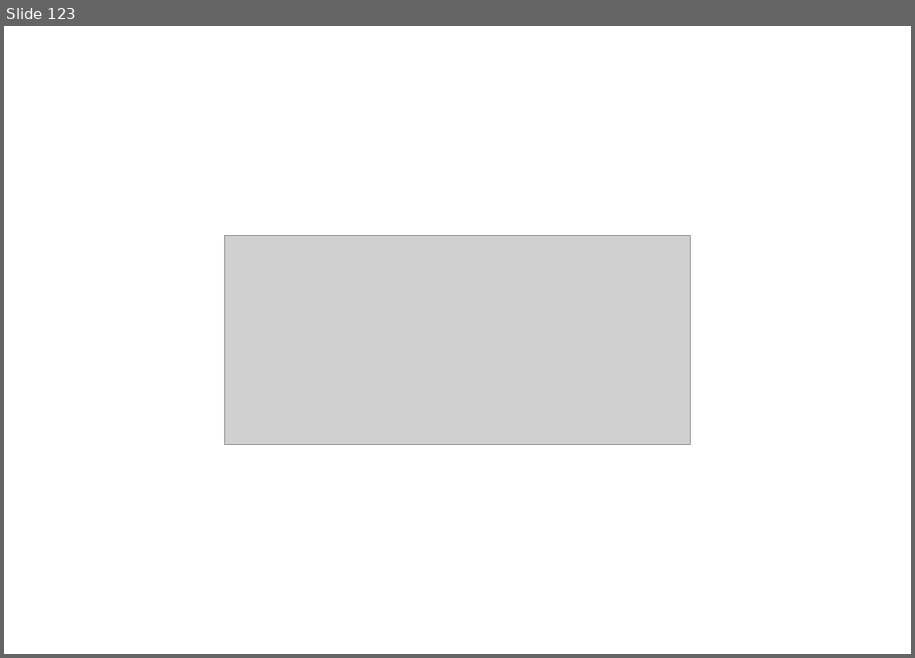
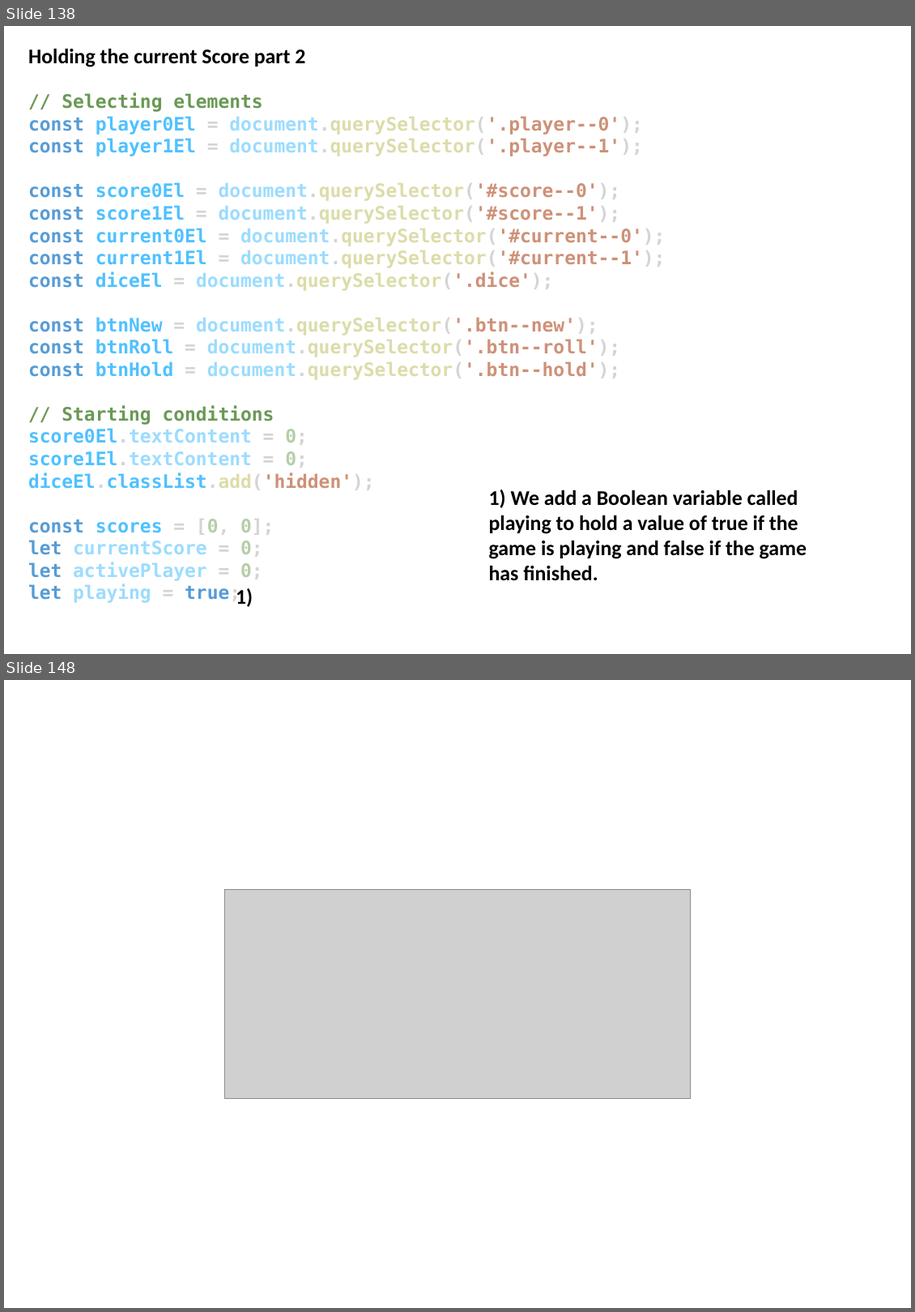
Before and after one commit to EL-EL-BCN/Complete-Javascript-Course, a slide deck: complete-javascript-course.pptx. Shown one above the other, each under a label of ours: slide 123 before the commit, slides 138 and 148 after it; the slides between them are not shown. The pictures are 915x658 and 915x1312 pixels, drawn with LibreOffice and Linux fonts; fonts in the diff are those of the drawing; grey boxes stand for pictures. Boxes give left, top, right and bottom in pixels: in the first picture for what was removed or moved away, otherwise in the second. Text is boxed around its words. In the diff, an @@ line names an element or a change of style, - is before the commit and + after.

```diff
--- a/complete-javascript-course.pptx
+++ b/complete-javascript-course.pptx
@@ slide 138 added at box(4, 26, 911, 654), background #FFFFFF @@
@@ text added at box(28, 49, 665, 604), 16 pt, text #9CDCFE, bold @@
+Holding the current Score part 2
+// Selecting elements
+const player0El = document.querySelector('.player--0');
+const player1El = document.querySelector('.player--1');
+const score0El = document.querySelector('#score--0');
+const score1El = document.querySelector('#score--1');
+const current0El = document.querySelector('#current--0');
+const current1El = document.querySelector('#current--1');
+const diceEl = document.querySelector('.dice');
+const btnNew = document.querySelector('.btn--new');
+const btnRoll = document.querySelector('.btn--roll');
+const btnHold = document.querySelector('.btn--hold');
+// Starting conditions
+score0El.textContent = 0;
+score1El.textContent = 0;
+diceEl.classList.add('hidden');
+const scores = [0, 0];
+let currentScore = 0;
+let activePlayer = 0;
+let playing = true;
@@ text added at box(489, 489, 808, 581), 18 pt, text #000000, bold @@
+1) We add a Boolean variable called playing to hold a value of true if the game is playing and false if the game has finished.
@@ text added at box(236, 588, 253, 607), 18 pt, text #000000, bold @@
+1)
@@ what was slide 123 is now slide 148 @@
```
Also in this commit, not shown: 25 other slides added, 1 slide removed, 2 other files.
